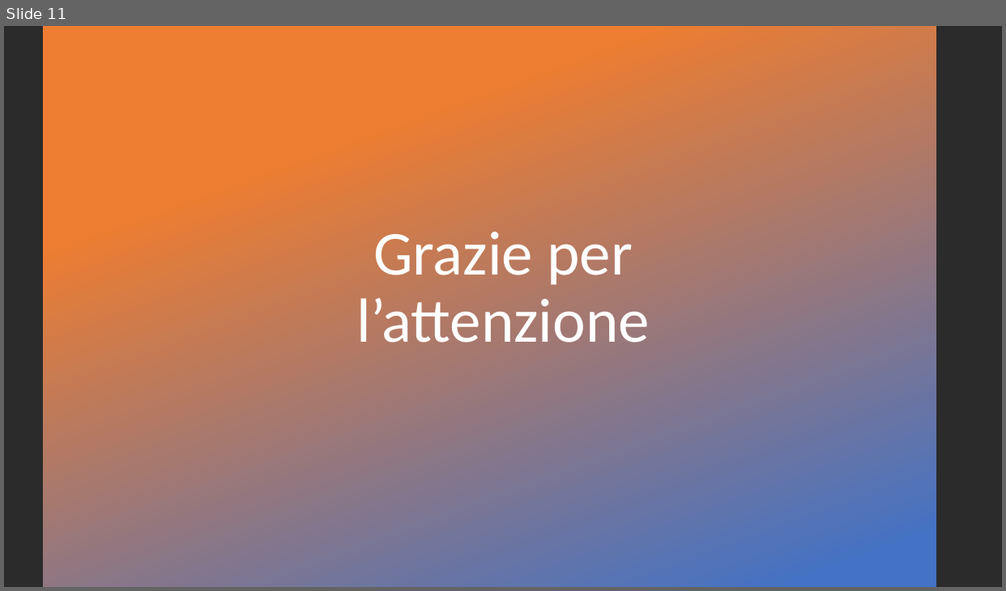
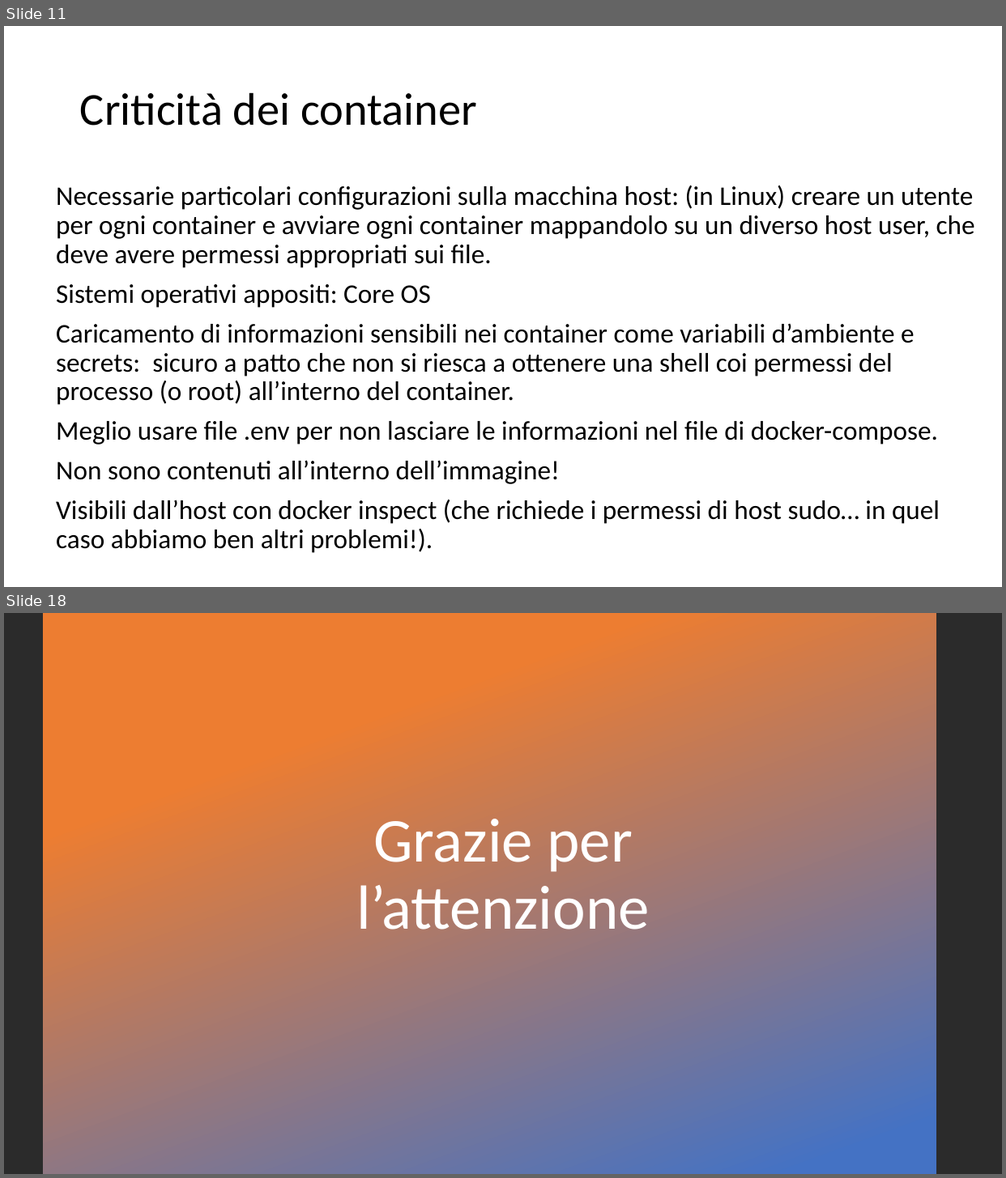
Before and after one commit to marcobarlo/GreenhouseSec, a slide deck: pres.pptx. Shown one above the other, each under a label of ours: slide 11 before the commit, slides 11 and 18 after it; the slides between them are not shown. The pictures are 1006x591 and 1006x1178 pixels, drawn with LibreOffice and Linux fonts; fonts in the diff are those of the drawing; background and template pictures are left out; a plain dark background stands for a picture behind light text. Boxes give left, top, right and bottom in pixels: in the first picture for what was removed or moved away, otherwise in the second. Text is boxed around its words. In the diff, an @@ line names an element or a change of style, - is before the commit and + after.

```diff
--- a/pres.pptx
+++ b/pres.pptx
@@ slide 11 added at (4,26,1002,587), background #FFFFFF @@
@@ title added at (80,92,477,126), 44 pt, text #000000 @@
+Criticità dei container
@@ text added at (56,186,975,553), 25.9 pt, text #000000 @@
+Necessarie particolari configurazioni sulla macchina host: (in Linux) creare un utente per ogni container e avviare ogni container mappandolo su un diverso host user, che deve avere permessi appropriati sui file.
+Sistemi operativi appositi: Core OS
+Caricamento di informazioni sensibili nei container come variabili d’ambiente e secrets: sicuro a patto che non si riesca a ottenere una shell coi permessi del processo (o root) all’interno del container.
+Meglio usare file .env per non lasciare le informazioni nel file di docker-compose.
+Non sono contenuti all’interno dell’immagine!
+Visibili dall’host con docker inspect (che richiede i permessi di host sudo… in quel caso abbiamo ben altri problemi!).
@@ what was slide 11 is now slide 18 @@
```
Also in this commit, not shown: 8 slides changed, 7 other slides added, 1 slide removed, 1 other file.
